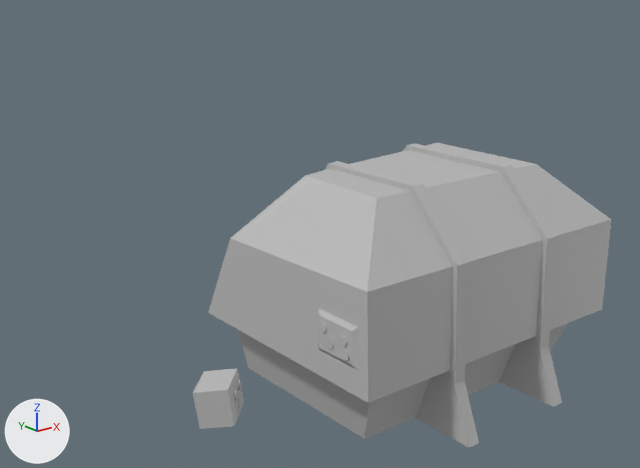
A saved change to the FBX model Assets/Models/Meshes/parts/robotMachine1.fbx.
Before and after are seen from a camera (50 mm lens) standing at (-0.183, -0.662, 0.285) and looking at (0.476, 0.161, -0.045). Every picture has the same lights, and +X, +Y and +Z are marked at lower left. Where no turn or scale is listed for an object, it has been applied to the vertices.

In view in the first picture: 'robotMachine1'.
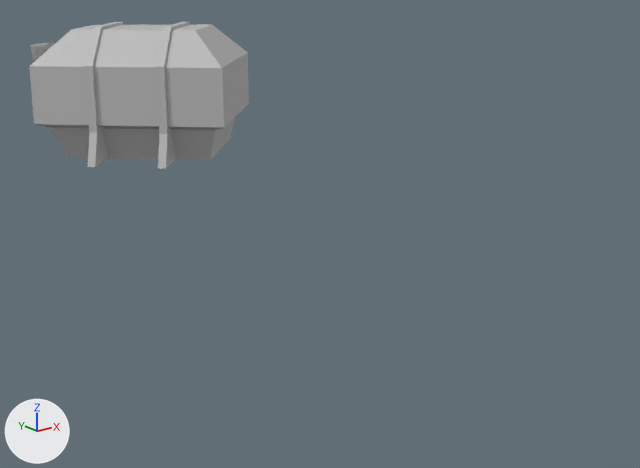
Pixel boxes (x1, y1, x2, y2) of what changed, in the pictures (640 x 468 px; the box of a moved part takes in the faces that stretch with it):
'robotMachine1', reshaped, moved (47% narrower, 52% shorter): before (193, 143, 611, 448); after (29, 22, 249, 169)
part 1 of me_mesh, moved or reshaped: before (193, 368, 244, 429); after (31, 42, 54, 61)
part 2 of me_mesh, moved or reshaped (not visible afterwards): before (238, 398, 242, 408)
part 3 of me_mesh, moved or reshaped: before (233, 390, 238, 400); after (34, 47, 38, 52)
part 4 of me_mesh, moved or reshaped: before (238, 380, 241, 390); after (42, 46, 46, 51)
part 5 of me_mesh, moved or reshaped (not visible afterwards): before (326, 338, 334, 348)
part 6 of me_mesh, moved or reshaped (not visible afterwards): before (342, 350, 350, 360)
part 7 of me_mesh, moved or reshaped (not visible afterwards): before (340, 336, 348, 346)
part 8 of me_mesh, moved or reshaped (not visible afterwards): before (319, 323, 327, 332)
part 9 of me_mesh, moved or reshaped: before (208, 143, 611, 448); after (29, 22, 249, 169)

The change, as a list of edits to the scene's bpy script:
```text
Change me_mesh:
    where me_mesh.from_pydata(...)  # 239 vertices, 223 faces; spans x -0.24..0.24, y -0.146..0.146, z -0.117..0.117
    used by ob_robotmachine1; location = (0.378, -0.035, -0.033)
    me_mesh part 1: the loose piece of 12 vertices spanning x -0.24..-0.189, y -0.086..-0.035, z -0.048..-0.011 is multiplied about its middle by the matrix ((-0.006, 0.733, -0.126), (-0.744, -0.006, 0.0), (-0.001, 0.126, 0.733)), then moved by (0.209, 0.269, 0.064)
    me_mesh part 2: the loose piece of 17 vertices spanning x -0.207..-0.199, y -0.077..-0.069, z -0.037..-0.028 is multiplied about its middle by the matrix ((-0.006, 0.733, -0.126), (-0.744, -0.006, 0.0), (-0.001, 0.126, 0.733)), then moved by (0.19, 0.273, 0.063)
    me_mesh part 3: the loose piece of 17 vertices spanning x -0.213..-0.205, y -0.082..-0.073, z -0.026..-0.017 is multiplied about its middle by the matrix ((-0.006, 0.733, -0.126), (-0.744, -0.006, 0.0), (-0.001, 0.126, 0.733)), then moved by (0.191, 0.282, 0.06)
    me_mesh part 4: the loose piece of 17 vertices spanning x -0.201..-0.193, y -0.069..-0.06, z -0.026..-0.017 is multiplied about its middle by the matrix ((-0.006, 0.733, -0.126), (-0.744, -0.006, 0.0), (-0.001, 0.126, 0.733)), then moved by (0.188, 0.26, 0.061)
    me_mesh part 5: the loose piece of 17 vertices spanning x -0.105..-0.102, y -0.075..-0.066, z -0.012..-0.003 is turned -43.8 degrees about the z axis through the mesh origin and scaled by 0.744
    me_mesh part 6: the loose piece of 17 vertices spanning x -0.105..-0.102, y -0.097..-0.088, z -0.016..-0.007 is turned -43.8 degrees about the z axis through the mesh origin and scaled by 0.744
    me_mesh part 7: the loose piece of 17 vertices spanning x -0.105..-0.102, y -0.094..-0.085, z -0.003..0.006 is turned -43.8 degrees about the z axis through the mesh origin and scaled by 0.744
    me_mesh part 8: the loose piece of 17 vertices spanning x -0.105..-0.102, y -0.065..-0.056, z 0.0..0.009 is turned -43.8 degrees about the z axis through the mesh origin and scaled by 0.744
    me_mesh part 9: the loose piece of 108 vertices spanning x -0.103..0.24, y -0.146..0.146, z -0.117..0.117 is turned -43.8 degrees about the z axis through the mesh origin and scaled by 0.744
Change ob_robotmachine1:
    ob_robotmachine1.location: (0.378, -0.035, -0.033) -> (0.361, 0.487, 0.11)
```
